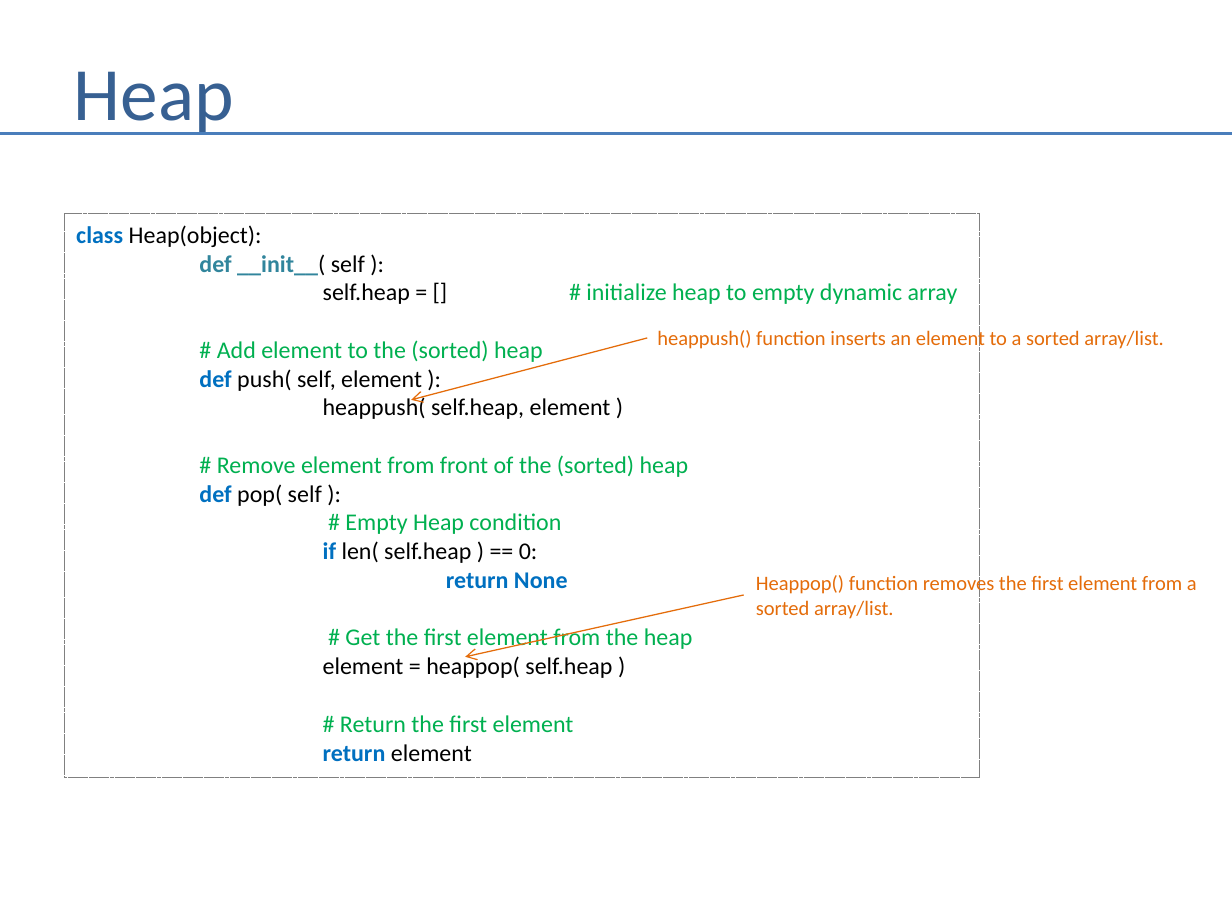
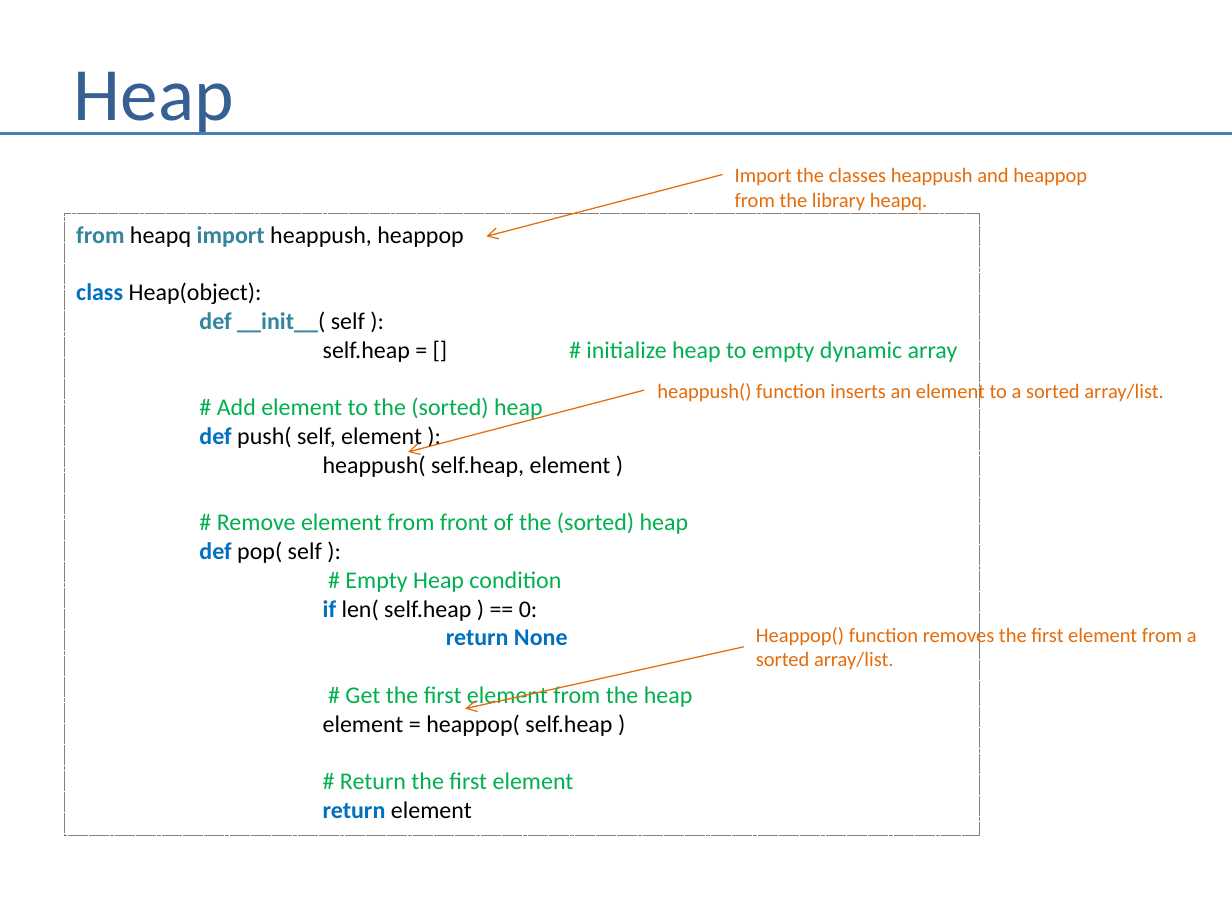
Before and after one commit to andrewferlitsch/Portland-Data-Science-Group, a slide deck: slide 23 of Presentations/Whiteboarding.pptx. Drawn at 1232x924 pixels with LibreOffice and Linux fonts; fonts in the diff are those of the drawing. Boxes give left, top, right and bottom in pixels: in the first picture for what was removed or moved away, otherwise in the second. Text is boxed around its words. In the diff, an @@ line names an element or a change of style, - is before the commit and + after.

```diff
--- a/Presentations/Whiteboarding.pptx
+++ b/Presentations/Whiteboarding.pptx
@@ arrow added from (722, 175) to (487, 237), #E46C0A 0.75 pt @@
@@ text added at [735, 167, 1087, 211], 12 pt, text #E46C0A @@
+Import the classes heappush and heappop
+from the library heapq.
@@ rectangle "from heapq import heappush, heappop": place and size @@
-rectangle "from heapq import heappush, heappop" at [64, 213, 979, 777]
+rectangle "from heapq import heappush, heappop" at [64, 213, 979, 835]
@@ text in rectangle at [76, 226, 463, 247]: paragraph added @@
+from heapq import heappush, heappop
@@ text "heappush() function inserts an element ...": place and size @@
-text "heappush() function inserts an element ..." at [657, 328, 1164, 351]
+text "heappush() function inserts an element ..." at [657, 381, 1164, 404]
@@ arrow moved from (647, 338) - (411, 400) to (644, 391) - (408, 452) @@
@@ text "Heappop() function removes the first ...": place and size @@
-text "Heappop() function removes the first ..." at [756, 573, 1197, 619]
+text "Heappop() function removes the first ..." at [756, 625, 1197, 670]
@@ arrow moved from (744, 595) - (466, 657) to (744, 647) - (466, 708) @@
```
Also in this commit, not shown: 6 other slides changed.
